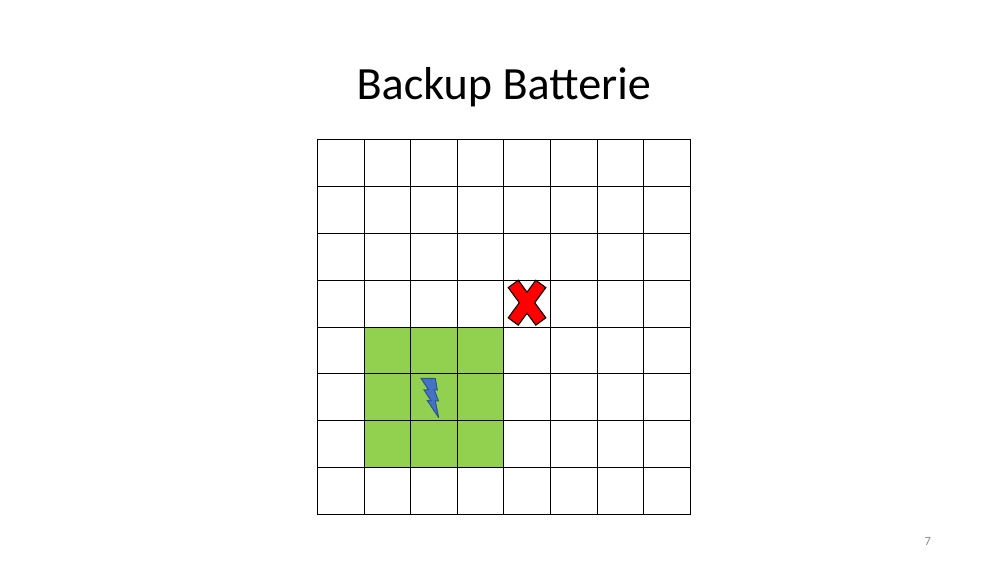
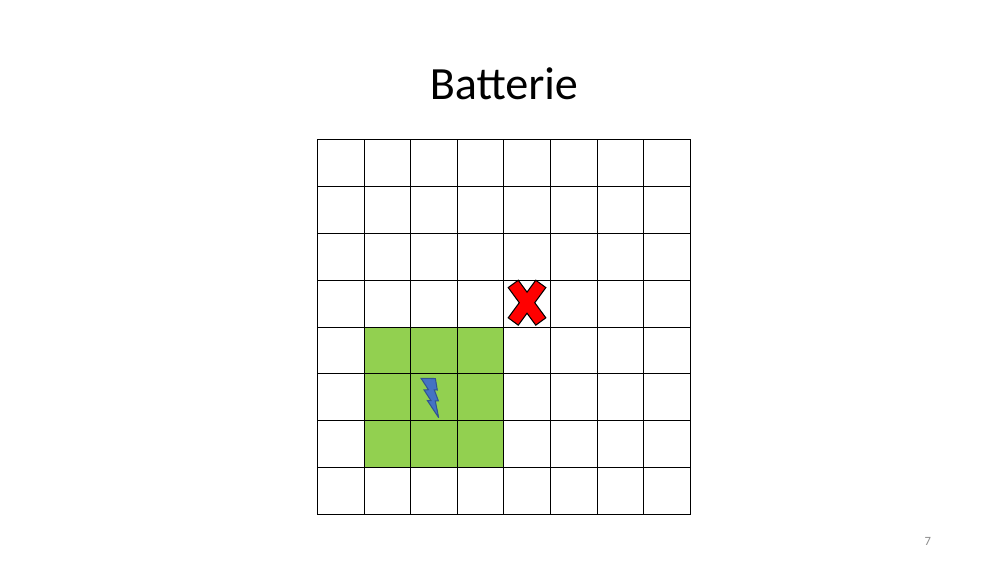
Before and after one commit to jhbruhn/fmes, a slide deck: slide 7 of Dokumentation/Roboter.pptx. Drawn at 1008x567 pixels with LibreOffice and Linux fonts; fonts in the diff are those of the drawing. Boxes give left, top, right and bottom in pixels: in the first picture for what was removed or moved away, otherwise in the second. Text is boxed around its words. In the diff, an @@ line names an element or a change of style, - is before the commit and + after.

```diff
--- a/Dokumentation/Roboter.pptx
+++ b/Dokumentation/Roboter.pptx
@@ title at <box>430,67,578,100</box>: text changed @@
-Backup Batterie
+Batterie
```
Also in this commit, not shown: 12 other slides changed, 4 slides added, 2 slides removed.
